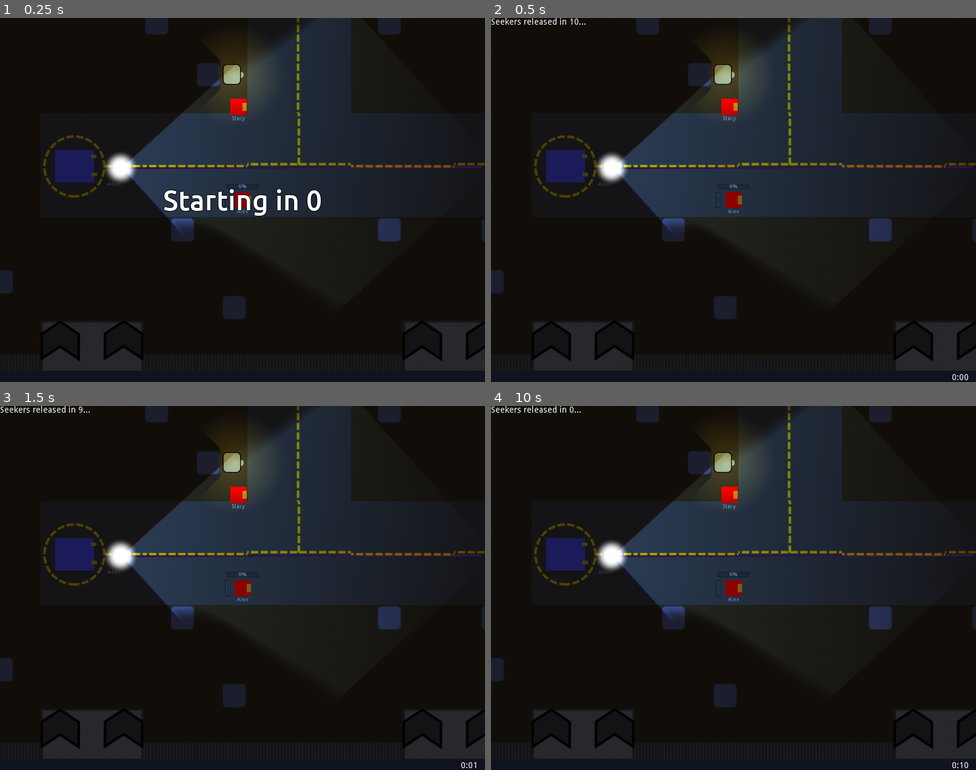
Above: before the commit, frames 1-4 (two rows, left to right).
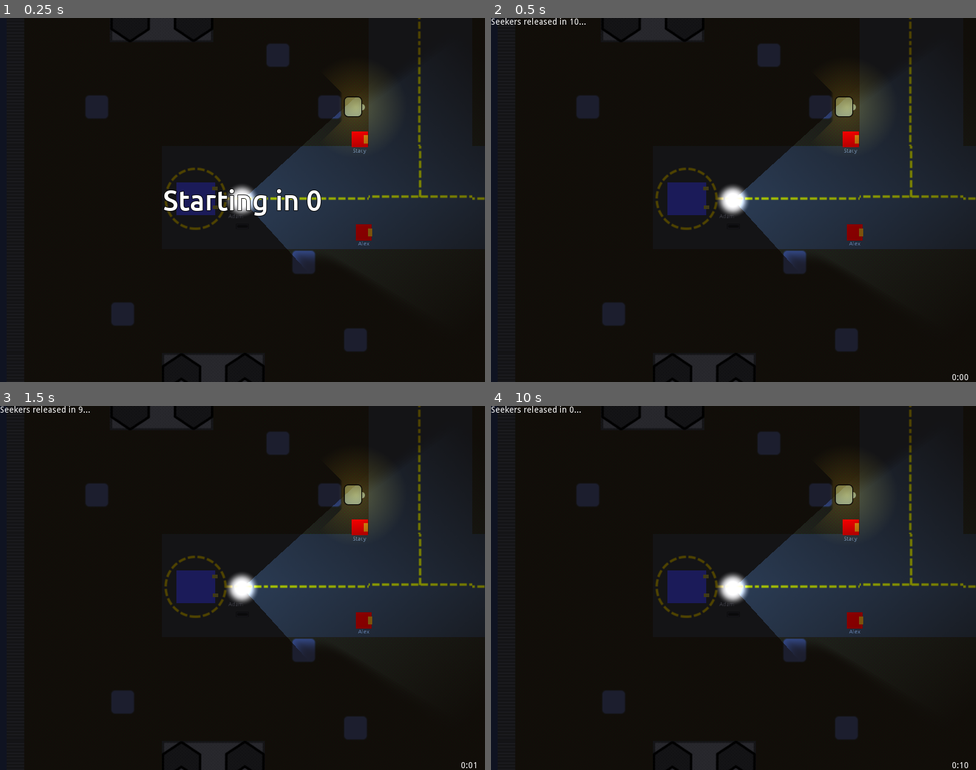
Above: after the commit, the same moments.

Repository: FugitiveTheGame/Fugitive
Game: Godot game, scene res://maps/map_01/Map_01_dev.tscn
The game is run twice, just before and just after one commit, with the same random seed, the same clock (stepped at 60 frames per second) and the same inputs. This scene is started directly instead of the project's main scene.
Inputs:
- Up to frame 1 (0.25 s): no input
- Up to frame 2 (0.5 s): no input
- Up to frame 3 (1.5 s): hold Right (ui_right) 0.53-1.28 s; hold H (car_horn) 0.53-1.28 s; tap Enter at 1.25 s; hold Down (ui_down) from 1.28 s (still down); tap Shift (sprint) at 1.35 s
- Up to frame 4 (10 s): tap Space at 2, 3.5, 5 s; release Down (ui_down) at 2.03 s; hold Right (ui_right) 2.03-2.78 s; hold E (use) 2.03-2.78 s; tap Enter at 2.75, 4.25 s; hold Up (ui_up) 2.78-3.53 s; tap H (car_horn) at 2.85, 7.35 s; hold Shift (sprint) 3.53-4.28 s; hold Left (ui_left) 3.53-5.03 s; tap E (use) at 4.35, 8.85 s; hold Down (ui_down) 5.03-5.78 s; hold H (car_horn) 5.03-5.78 s; hold Right (ui_right) 5.78-6.53 s; tap Shift (sprint) at 5.85 s; hold Up (ui_up) 6.53-7.28 s; hold E (use) 6.53-7.28 s; hold Right (ui_right) 7.28-8.03 s; hold Down (ui_down) 8.03-8.78 s; hold Shift (sprint) 8.03-8.78 s; hold Left (ui_left) 8.78-9.53 s; hold Up (ui_up) from 9.53 s (still down); hold H (car_horn) from 9.53 s (still down)

The runs differ from the first frame. In frame 1, 26% of the frame differs, in the area x 0-100%, y 0-100%; in frame 2, 27%; in frame 3, 27%; in frame 4, 27%.
Error in both runs: Assertion failed. (res://maps/map_01/Map_01_dev.gd:29)

Commit message:
A little bit better flash-light for the seeker

Diff:
--- a/maps/map_01/Map_01_dev.gd
+++ b/maps/map_01/Map_01_dev.gd
@@ -3,7 +3,7 @@
 func _ready():
 	#._ready() # We want to override ready and NOT call the base impl!
 	# Change this to false to play as a Hider
-	var be_seeker := false
+	var be_seeker := true
 
 	var playerData = PlayerLobbyData.new()
 	Network.players[1] = playerData
Binary file changed: actors/seeker/light.png
